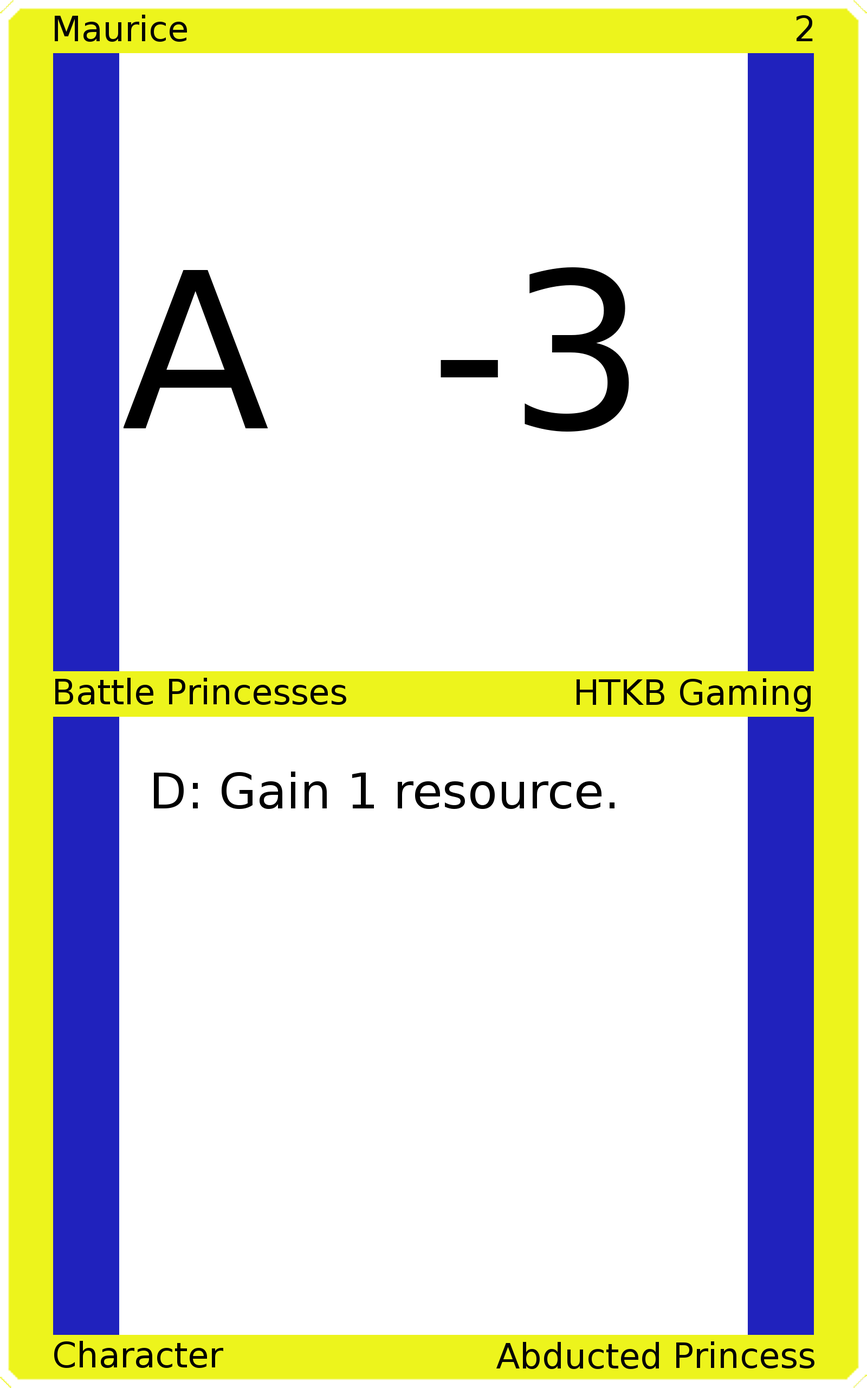
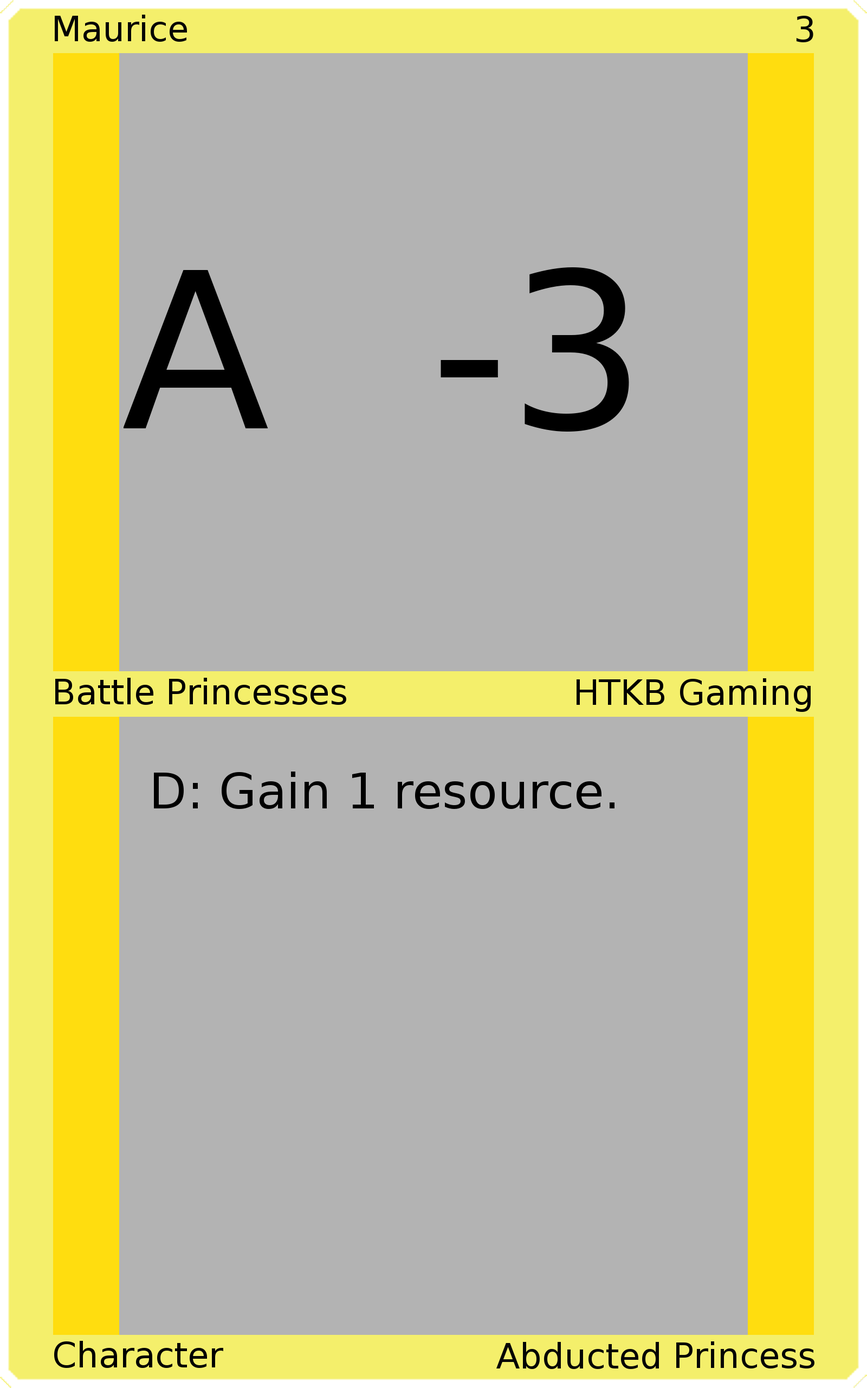
Before/after of a w=867, h=1388 layered artwork. What changed in the layer stack:
painted on "Upper Right" over [796, 15, 814, 43]
painted on "Border" over [0, 0, 867, 1388]
painted on "Top Background" over [119, 52, 748, 673]
painted on "Bottom Background" over [119, 715, 748, 1336]
painted on "Background" over [35, 35, 832, 1352]
